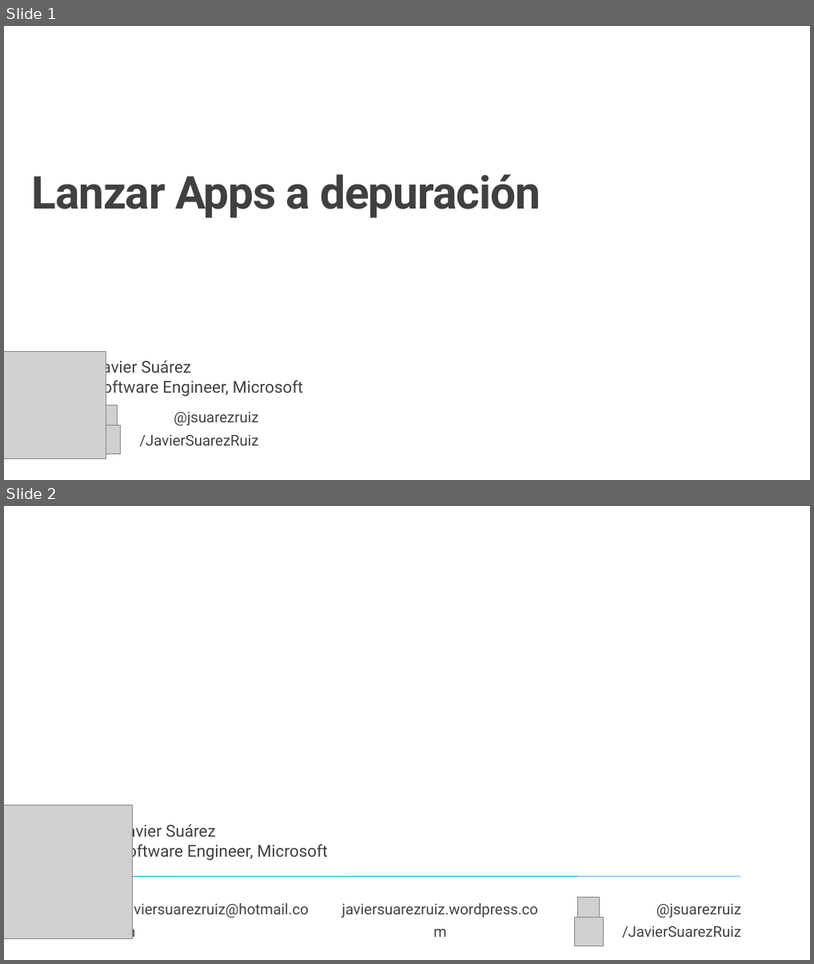
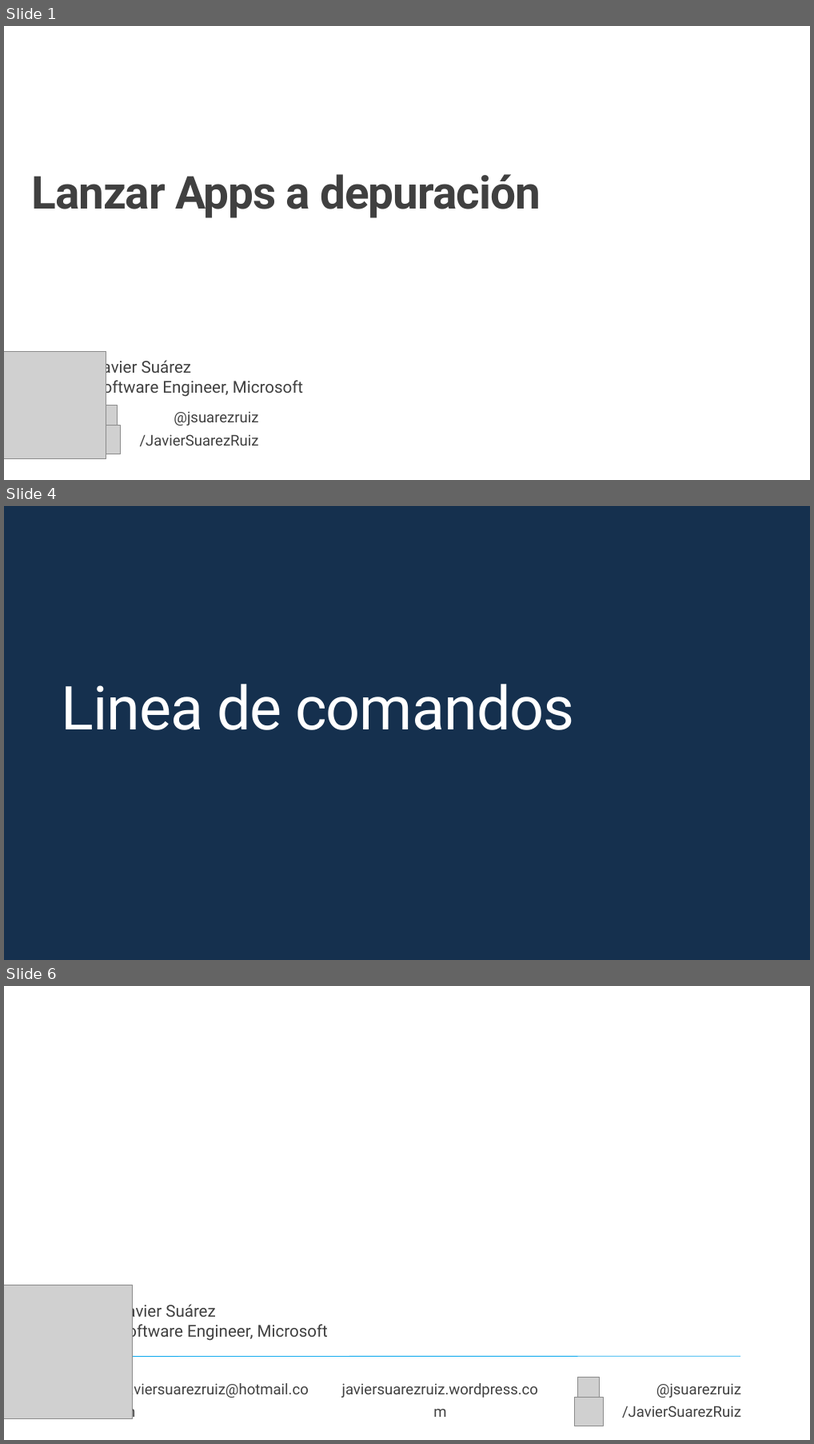
Before and after one commit to jsuarezruiz/taller-dotnet-maui, a slide deck: Bloque 2 - Instalación/Taller8 - Lanzar Apps a depuración.pptx. Shown one above the other, each under a label of ours: slides 1 and 2 before the commit, slides 1, 4 and 6 after it; the slides between them are not shown. The pictures are 814x964 and 814x1444 pixels, drawn with LibreOffice and Linux fonts; fonts in the diff are those of the drawing; grey boxes stand for pictures; background and template pictures are left out. Boxes give left, top, right and bottom in pixels: in the first picture for what was removed or moved away, otherwise in the second. Text is boxed around its words. In the diff, an @@ line names an element or a change of style, - is before the commit and + after.

```diff
--- a/Bloque 2 - Instalación/Taller8 - Lanzar Apps a depuración.pptx
+++ b/Bloque 2 - Instalación/Taller8 - Lanzar Apps a depuración.pptx
@@ slide 4 added at (4,506,810,960), background #15304E @@
@@ title added at (61,684,574,730), 72 pt, text #FFFFFF @@
+Linea de comandos
@@ what was slide 2 is now slide 6 @@
```
Also in this commit, not shown: 3 other slides added.
